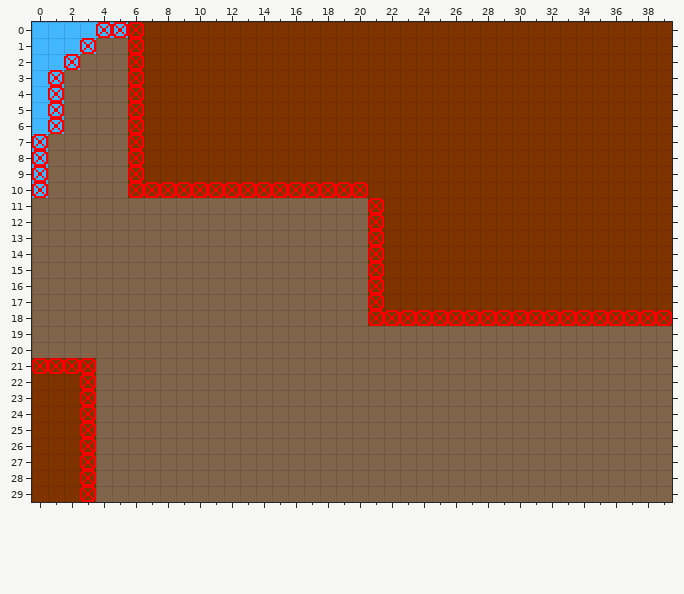
Tiled map (JSON), stored at Avocado/data/maps/testing.json. Above is the file before it was changed.
Cells are 8x8 px. Shown: x 0..39, y 0..29.
Now the later version:
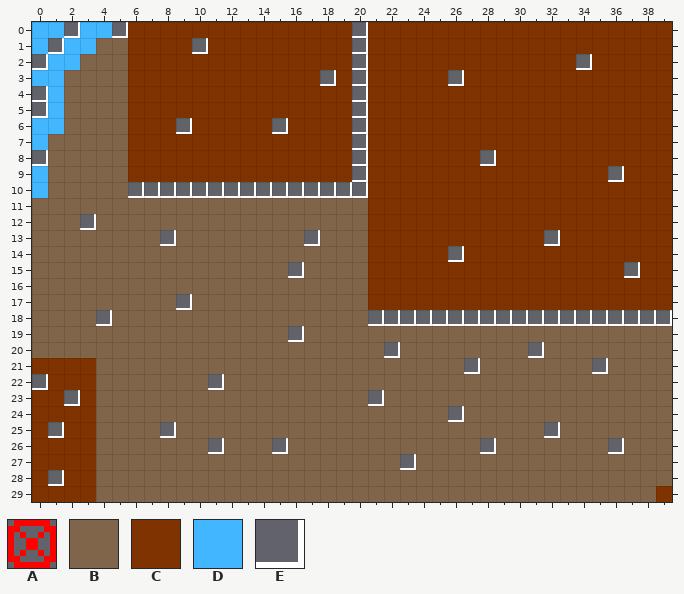
Key: from "spritesheet": A 56, B 64, C 65, D 66, E 67.
_ is an empty cell.
What changed:
Layer "background":
The author changed tile B to tile C in row 29 at x 39.
The author changed tile B to tile E in row 12 at x 3; in row 13 at x 8 and 17; in row 15 at x 16; in row 17 at x 9; in row 18 at x 4; in row 19 at x 16.
The author changed tile B to tile E in row 20 at x 22 and 31; in row 21 at x 27 and 35; in row 22 at x 11; in row 23 at x 21; in row 24 at x 26; in row 25 at x 8 and 32.
The author changed tile B to tile E in row 26 at x 11, 15, 28 and 36; in row 27 at x 23.
The author changed tile C to tile E in row 0 at x 20; in row 1 at x 10 and 20; in row 2 at x 20 and 34; in row 3 at x 18, 20 and 26; in rows 4 to 5 at x 20; in row 6 at x 9, 15 and 20.
The author changed tile C to tile E in row 7 at x 20; in row 8 at x 20 and 28; in row 9 at x 20 and 36; in row 10 at x 6 to 20; in row 13 at x 32; in row 14 at x 26.
The author changed tile C to tile E in row 15 at x 37; in row 18 at x 21 to 39; in row 22 at x 0; in row 23 at x 2; in row 25 at x 1; in row 28 at x 1.
The author changed tile D to tile E in row 0 at x 2 and 5; in row 1 at x 1; in row 2 at x 0; in rows 4 to 5 at x 0; in row 8 at x 0.
Layer "foreground":
Tile E now appears in row 13 at x 17; in row 17 at x 9; in row 25 at x 32; in row 26 at x 15.
Layer "collision" (now hidden):
The author cleared tile A in row 0 at x 4 to 6; in row 1 at x 3 and 6; in row 2 at x 2 and 6; in rows 3 to 6 at x 1 and 6; in rows 7 to 9 at x 0 and 6; in row 10 at x 0 and 6 to 20.
The author cleared tile A in rows 11 to 17 at x 21; in row 18 at x 21 to 39; in row 21 at x 0 to 3; in rows 22 to 29 at x 3.
